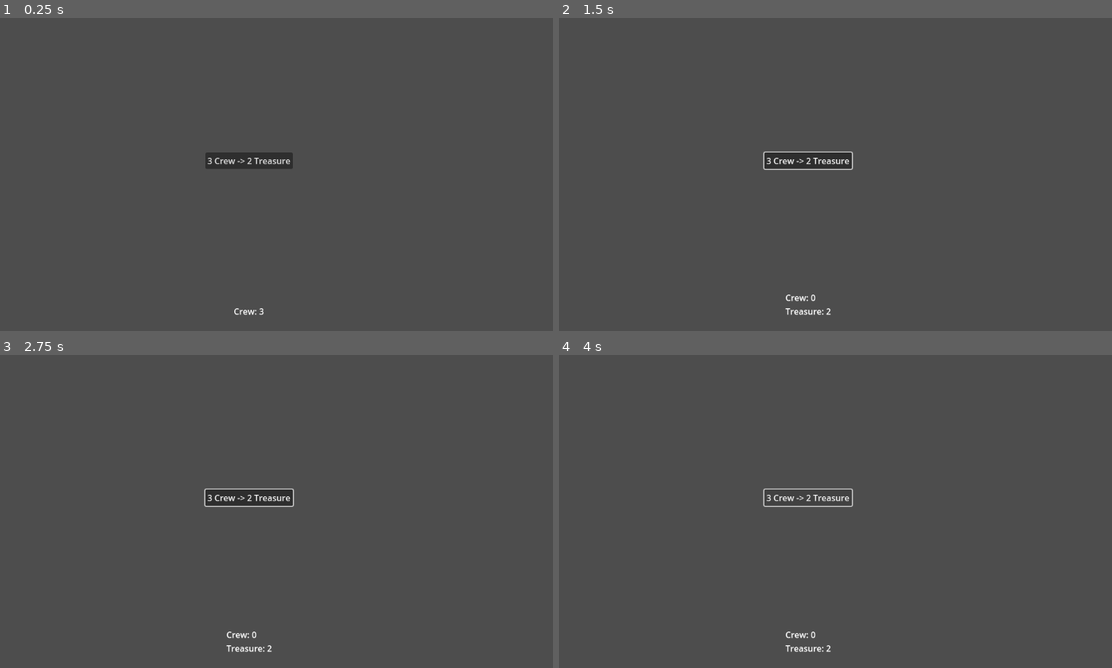
Above: before the commit, frames 1-4 (two rows, left to right).
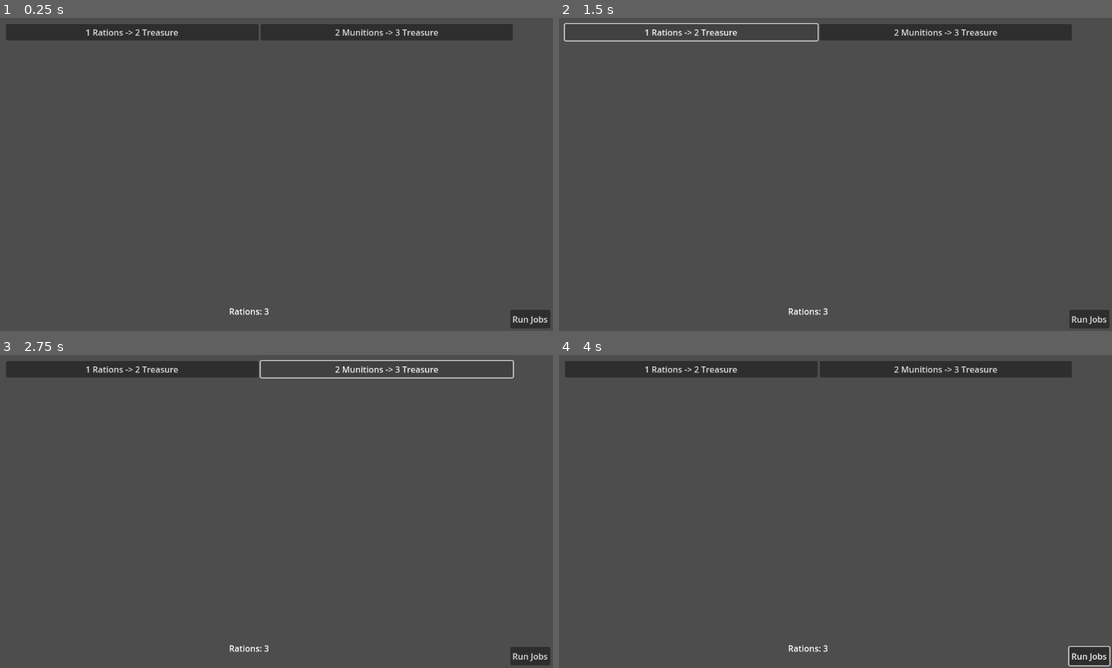
Above: after the commit, the same moments.

Repository: scarlettjclark/pencil-coloured-pirates
Game: Godot game, scene res://game_manager.tscn
Same seed, same stepped clock (60 frames per second), same inputs: the game is played once before the commit and once after it.
Inputs (mouse positions are in pixels of both pictures, inside the frame that each line leads up to):
- Up to frame 1 (0.25 s): no input
- Up to frame 2 (1.5 s): click (807, 161) at 0.5 s, where only the run before the commit has a clickable "3 Crew -> 2 Treasure"; click (691, 33) at 1.25 s, where only the run after the commit has a clickable "1 Rations -> 2 Treasure"
- Up to frame 3 (2.75 s): click (387, 370) at 2 s, where only the run after the commit has a clickable "2 Munitions -> 3 Treasure"
- Up to frame 4 (4 s): click (1089, 655) at 2.75 s, where only the run after the commit has a clickable "Run Jobs"; click (807, 498) at 3.5 s, where only the run before the commit has a clickable "3 Crew -> 2 Treasure"

The runs differ from the first frame. In frame 1, 5.7% of the frame differs, in the area x 1-100%, y 1-100%; in frame 2, 4.3%; in frame 3, 4.3%; in frame 4, 5.4%.

Commit message:
implemented jobs running
Jobs are going a part of the game where you chose which jobs you want to run, and exchange the goods associated with each of those jobs. I've started by adding a signal that just tells the game manager that a request has been sent and it'll mark the job for running when it does so.

Diff:
--- a/pencil-coloured-pirates-demo/game_manager.gd
+++ b/pencil-coloured-pirates-demo/game_manager.gd
@@ -1,6 +1,6 @@
 extends Control
 
-var goods_store : Dictionary[String, int] = {"Crew" : 3}
+var goods_store : Dictionary[String, int] = {"Rations" : 3}
 
 @onready var store_label : StoreLabel = $"Voyage Phase UI/StoreLabel"
 
@@ -45,3 +45,7 @@
 	else:
 		print(cost_good + " not in store")
 	return false
+
+func _on_job_running_request(cost, _result, job_running_method):
+	if exchange_costs_can_be_paid(cost):
+		job_running_method.call()
--- a/pencil-coloured-pirates-demo/game_manager.tscn
+++ b/pencil-coloured-pirates-demo/game_manager.tscn
@@ -1,8 +1,8 @@
 [gd_scene load_steps=4 format=3 uid="uid://dkwn4yhpgp1q7"]
 
 [ext_resource type="Script" uid="uid://cv0fh0au4n4ms" path="res://game_manager.gd" id="1_70yv6"]
-[ext_resource type="Script" uid="uid://cx0q8tj4k24vs" path="res://trade_button.gd" id="2_o2178"]
 [ext_resource type="Script" uid="uid://dxv6sp5ysy45g" path="res://store_label.gd" id="2_smx3j"]
+[ext_resource type="Script" uid="uid://crxts6pfffdef" path="res://job.gd" id="3_o2178"]
 
 [node name="Game Manager" type="Control"]
 layout_mode = 3
@@ -21,22 +21,6 @@
 grow_horizontal = 2
 grow_vertical = 2
 
-[node name="Button" type="Button" parent="Voyage Phase UI"]
-layout_mode = 1
-anchors_preset = 8
-anchor_left = 0.5
-anchor_top = 0.5
-anchor_right = 0.5
-anchor_bottom = 0.5
-offset_left = -83.0
-offset_top = -15.5
-offset_right = 83.0
-offset_bottom = 15.5
-grow_horizontal = 2
-grow_vertical = 2
-text = "3 Crew -> 2 Treasure"
-script = ExtResource("2_o2178")
-
 [node name="StoreLabel" type="Label" parent="Voyage Phase UI"]
 layout_mode = 1
 anchors_preset = 7
@@ -51,4 +35,50 @@
 grow_vertical = 0
 script = ExtResource("2_smx3j")
 
-[connection signal="trade_made" from="Voyage Phase UI/Button" to="." method="exchange"]
+[node name="BoxContainer" type="GridContainer" parent="Voyage Phase UI"]
+layout_mode = 1
+anchors_preset = -1
+anchor_left = 0.1
+anchor_top = 0.1
+anchor_right = 0.9
+anchor_bottom = 0.66
+offset_right = 40.0
+offset_bottom = 39.99997
+columns = 2
+
+[node name="Job1" type="Button" parent="Voyage Phase UI/BoxContainer"]
+layout_mode = 2
+size_flags_horizontal = 3
+text = "1 Rations -> 2 Treasure"
+script = ExtResource("3_o2178")
+cost = Dictionary[String, int]({
+"Rations": 1
+})
+result = Dictionary[String, int]({
+"Treasure": 2
+})
+
+[node name="Job2" type="Button" parent="Voyage Phase UI/BoxContainer"]
+layout_mode = 2
+size_flags_horizontal = 3
+text = "2 Munitions -> 3 Treasure"
+
+[node name="MarginContainer" type="MarginContainer" parent="."]
+layout_mode = 1
+anchors_preset = 3
+anchor_left = 1.0
+anchor_top = 1.0
+anchor_right = 1.0
+anchor_bottom = 1.0
+offset_left = -76.0
+offset_top = -40.0
+grow_horizontal = 0
+grow_vertical = 0
+theme_override_constants/margin_right = 5
+theme_override_constants/margin_bottom = 5
+
+[node name="RunJobs" type="Button" parent="MarginContainer"]
+layout_mode = 2
+text = "Run Jobs"
+
+[connection signal="job_running_request" from="Voyage Phase UI/BoxContainer/Job1" to="." method="_on_job_running_request"]
--- /dev/null
+++ b/pencil-coloured-pirates-demo/job.gd
@@ -0,0 +1,12 @@
+extends Button
+
+@export var cost : Dictionary[String, int]
+@export var result : Dictionary[String, int]
+
+signal job_running_request(cost : Dictionary[String, int], result : Dictionary[String, int], job_running_method : Callable)
+
+func job_running():
+	print(str(cost) + " -> " + str(result) + " is running!")
+
+func _pressed():
+	job_running_request.emit(cost, result, job_running)
Not shown, added: pencil-coloured-pirates-demo/job.gd.uid
